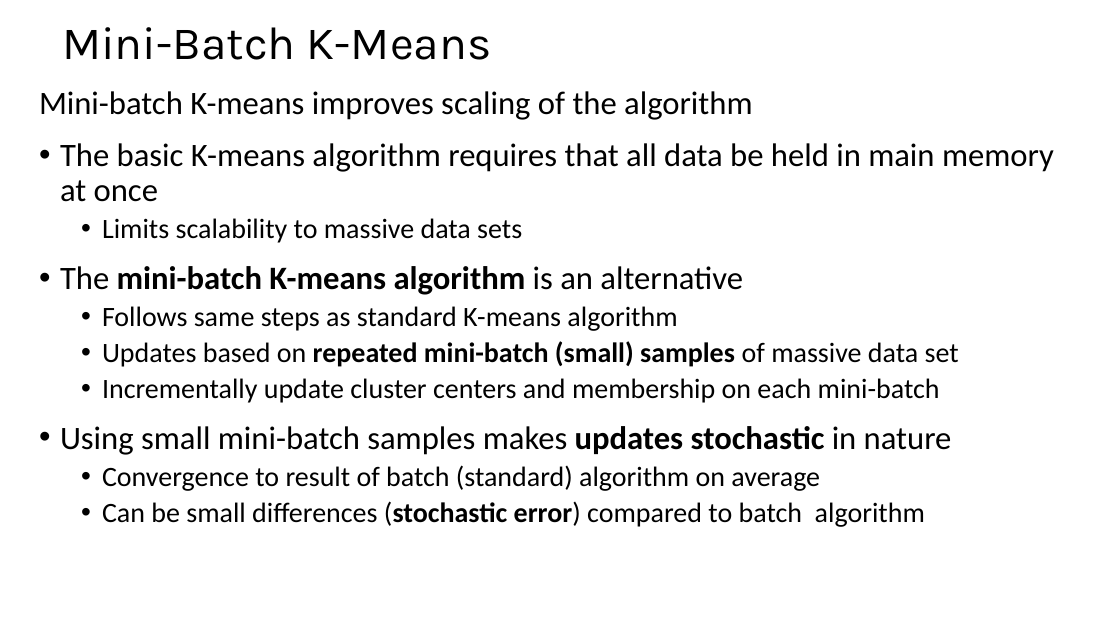
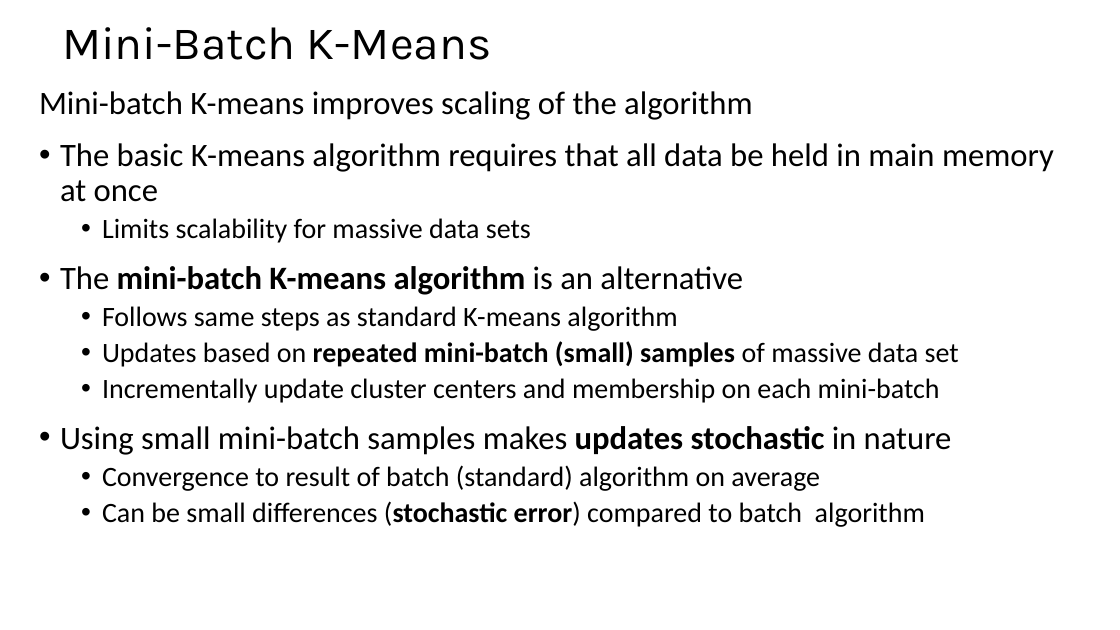
Before and after one commit to StephenElston/CSCI-E-108, a slide deck: slide 36 of slides/9_IntroductionToClustering.pptx (slide 30 before the commit). Drawn at 1120x630 pixels with LibreOffice and Linux fonts; fonts in the diff are those of the drawing. Boxes give left, top, right and bottom in pixels: in the first picture for what was removed or moved away, otherwise in the second. Text is boxed around its words. In the diff, an @@ line names an element or a change of style, - is before the commit and + after.

```diff
--- a/slides/9_IntroductionToClustering.pptx
+++ b/slides/9_IntroductionToClustering.pptx
@@ text at [102,218,531,243]: text changed @@
-  • Limits scalability to massive data sets
+  • Limits scalability for massive data sets
```
Also in this commit, not shown: 14 other slides changed, 10 slides added.
